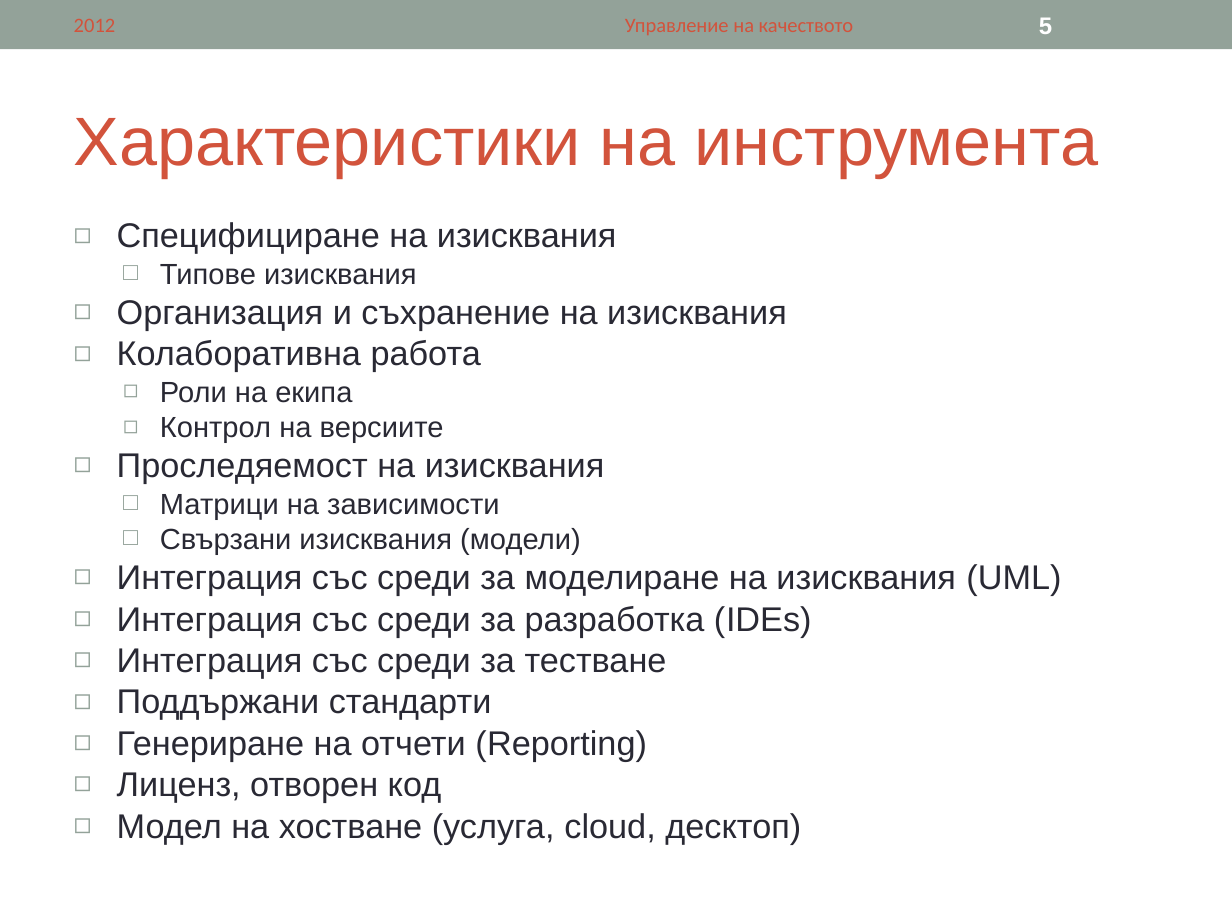
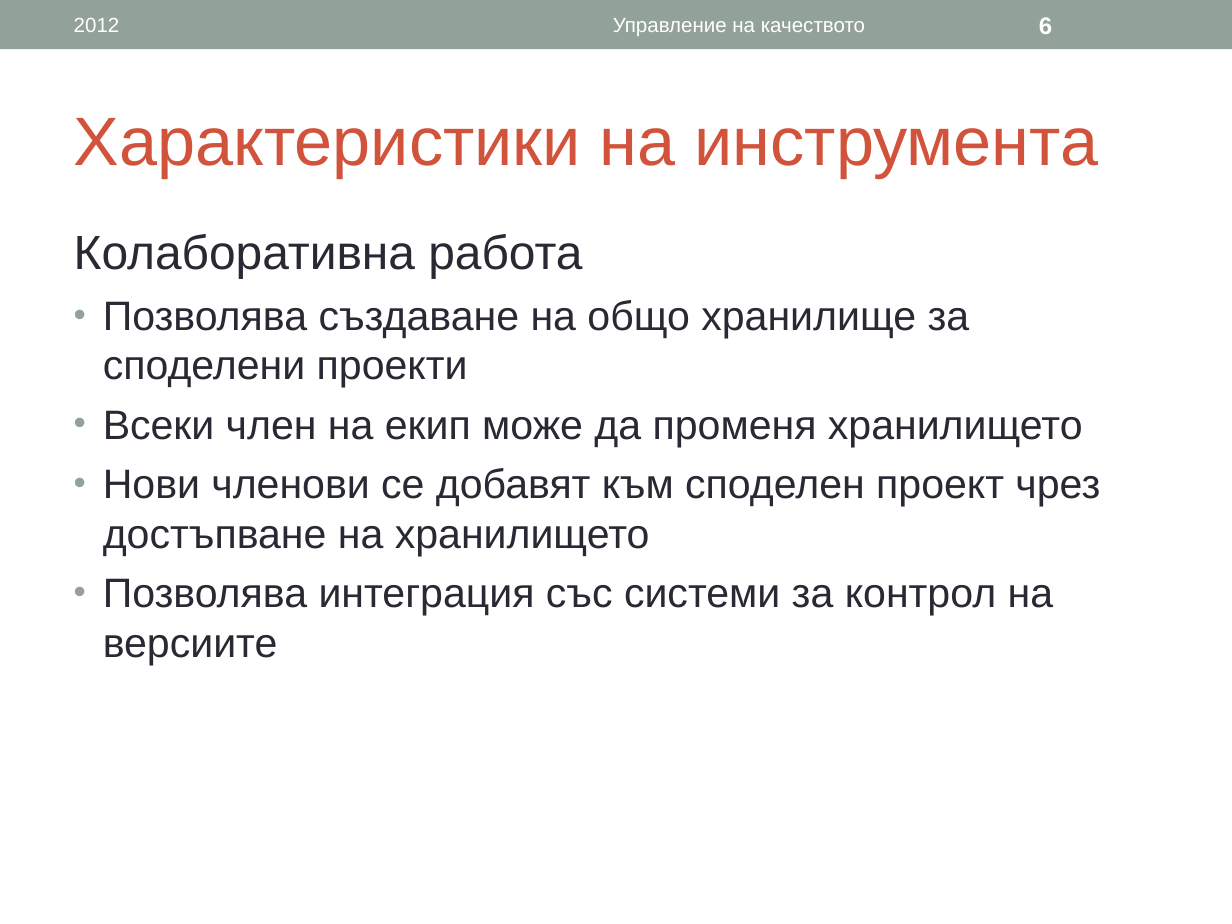
Before and after one commit to ivanchuchulski/fmi-requirements-analisys, a slide deck: slide 6 of tool-presentation/62121-62151-62167-CaseComplete.ppt (slide 5 before the commit). Drawn at 1232x924 pixels with LibreOffice and Linux fonts; fonts in the diff are those of the drawing. Boxes give left, top, right and bottom in pixels: in the first picture for what was removed or moved away, otherwise in the second. Text is boxed around its words. In the diff, an @@ line names an element or a change of style, - is before the commit and + after.

```diff
--- a/tool-presentation/62121-62151-62167-CaseComplete.ppt
+++ b/tool-presentation/62121-62151-62167-CaseComplete.ppt
@@ text "2012" at (x1=74, y1=18, x2=120, y2=32): font Calibri to Arial, text colour #D2533C to #FFFFFF @@
@@ text "Управление на качеството" at (x1=613, y1=18, x2=865, y2=36): font Calibri to Arial, text colour #D2533C to #FFFFFF @@
@@ page number at (x1=1039, y1=17, x2=1052, y2=34): text changed @@
-5
+6
@@ text at (x1=74, y1=234, x2=582, y2=278): size 20 to 28 pt in "Колаборативна работа"; bullet ◻ to none; line spacing 0.8 to 1; more space between paragraphs @@
@@ text at (x1=117, y1=222, x2=787, y2=331): paragraphs removed @@
-◻ Специфициране на изисквания
-  □ Типове изисквания
-◻ Организация и съхранение на изисквания
@@ text at (x1=103, y1=300, x2=1100, y2=665): text changed; size 20 to 24 pt @@
-  ◻ Роли на екипа
-  ◻ Контрол на версиите
-◻ Проследяемост на изисквания
-  □ Матрици на зависимости
-  □ Свързани изисквания (модели)
-◻ Интеграция със среди за моделиране на изисквания (UML)
-◻ Интеграция със среди за разработка (IDEs)
-◻ Интеграция със среди за тестване
-◻ Поддържани стандарти
-◻ Генериране на отчети (Reporting)
-◻ Лиценз, отворен код
-◻ Модел на хостване (услуга, cloud, десктоп)
+• Позволява създаване на общо хранилище за споделени проекти
+• Всеки член на екип може да променя хранилището
+• Нови членови се добавят към споделен проект чрез достъпване на хранилището
+• Позволява интеграция със системи за контрол на версиите
```
Also in this commit, not shown: 2 other slides changed, 5 slides added.
